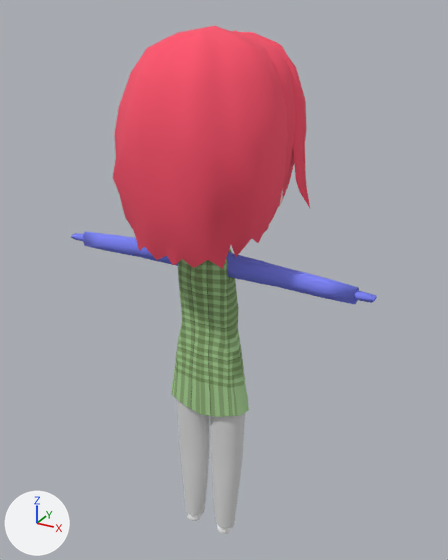
The FBX model data/fbx/n-.fbx as it was, and as the next commit left it.
One viewpoint serves both versions: a 50 mm lens placed at (0.951, -1.636, 1.858), pointed at (0.009, 0.077, 1.001). Lighting does not change. The marker at lower left points along +X, +Y and +Z. Where no turn or scale is listed for an object, it has been applied to the vertices.

The scene before the commit, as lines of its bpy script (objects in view):
```python
mat_gray = principled_material('gray')
mat_gray.texture = img_grid_bmp
mat_gray.roughness = 0.86
me_body = bpy.data.meshes.new('Body')
me_body.from_pydata(...)  # 267 vertices, 266 faces; spans x -0.158..0.158, y -0.081..0.083, z 0.539..1.204
me_body.materials.append(mat_gray)  # picture img_grid_bmp
me_hair_001 = bpy.data.meshes.new('Hair.001')
me_hair_001.from_pydata(...)  # 59 vertices, 36 faces; spans x -0.261..0.261, y -0.025..0.115, z 1.26..1.795
me_hair_001.materials.append(mat_mat1)  # red #ff536d
me_obj6 = bpy.data.meshes.new('obj6')
me_obj6.from_pydata(...)  # 54 vertices, 32 faces; spans x -0.309..0.309, y 0.051..0.13, z 1.303..1.792
me_obj6.materials.append(mat_mat1)  # red #ff536d
ob_body = bpy.data.objects.new('Body', me_body)
ob_body.location = (0.0, 0.0, 0.0)
ob_hair_001 = bpy.data.objects.new('Hair.001', me_hair_001)
ob_hair_001.location = (0.0, 0.0, 0.0)
ob_obj6 = bpy.data.objects.new('obj6', me_obj6)
ob_obj6.location = (0.0, 0.0, 0.0)
# also in view: 'Leg' at (0.0, -0.008, 0.364); 'Arm' at (0.0, -0.026, 1.11); 'Hair.002' at (0.0, -0.088, 1.485)
```
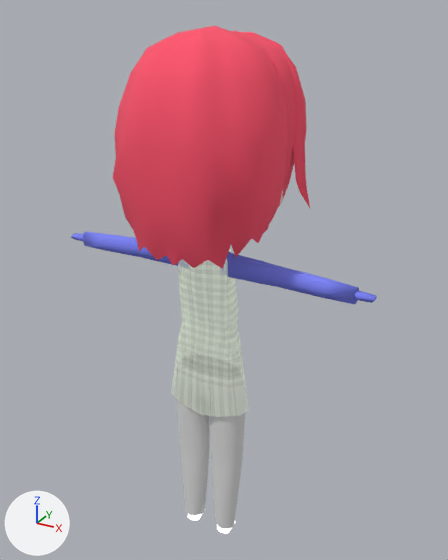
What differs and where, as boxes [x1, y1, x2, y2] in the pictures (448 x 560 px):
'Body', surface changed (green to grey)
    both: [171, 249, 249, 417]

What changed in the scene script:
```text
Change img_grid_bmp:
    img_grid_bmp: load_image('Grid.bmp', 'Grid.bmp', 1024, 1024, 'sRGB') -> load_image('Grid.bmp', 'Grid.bmp', 1024, 1024, 'Non-Color')
Change mat_gray:
    where n0 = _N.new('ShaderNodeBsdfPrincipled'); n0.name = 'Principled BSDF'
    add n0.inputs[27].default_value = (0.973, 0.973, 0.973, 1.0)  # 'Emission Color', white #fcfcfc
    add n0.inputs[28].default_value = 0.213  # 'Emission Strength'
    add n3 = _N.new('ShaderNodeTexImage'); n3.name = 'Image Texture.001'
    add n3.image = img_grid_bmp
    add n4 = _N.new('ShaderNodeTexImage'); n4.name = 'Image Texture.002'
    add n4.image = img_grid_bmp
    add _L.new(n3.outputs[0], n0.inputs[18])  # 'Color' to 'Transmission Weight'
    add _L.new(n4.outputs[0], n0.inputs[4])  # 'Color' to 'Alpha'
```
